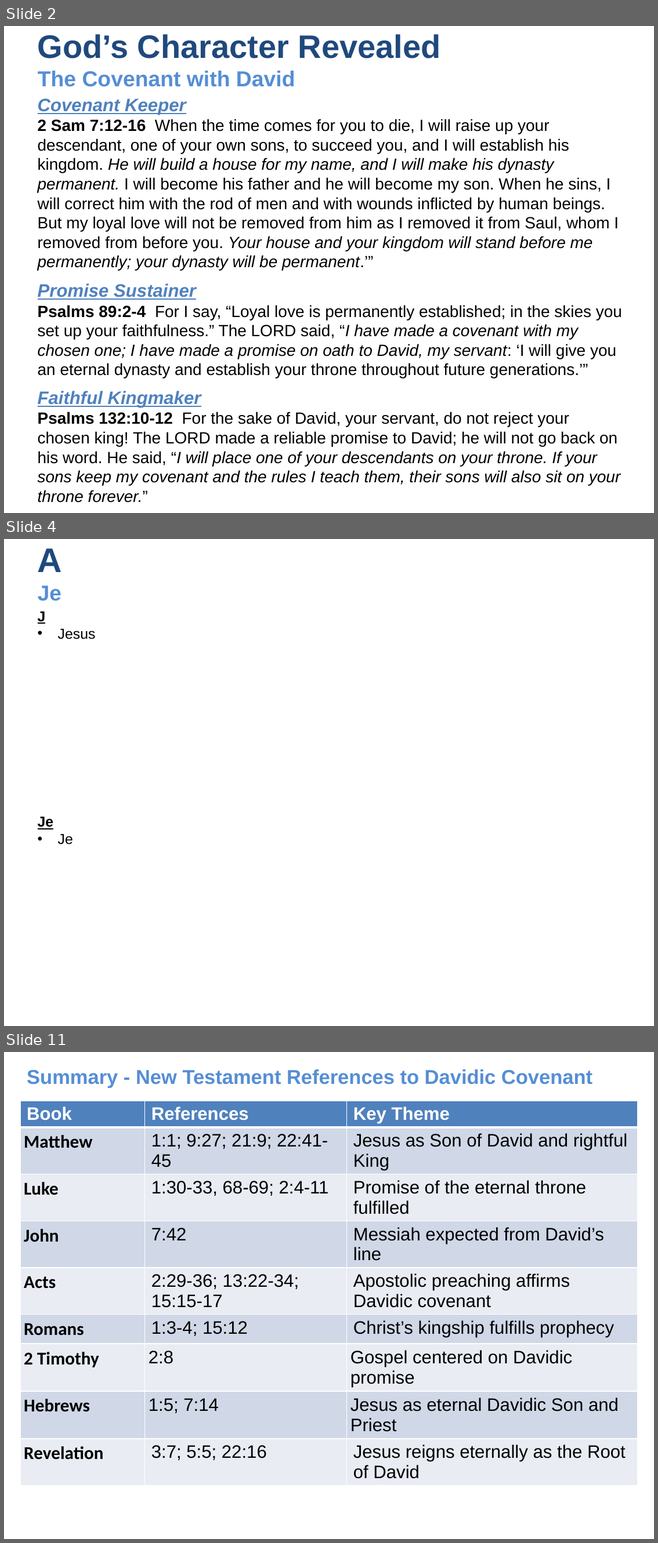
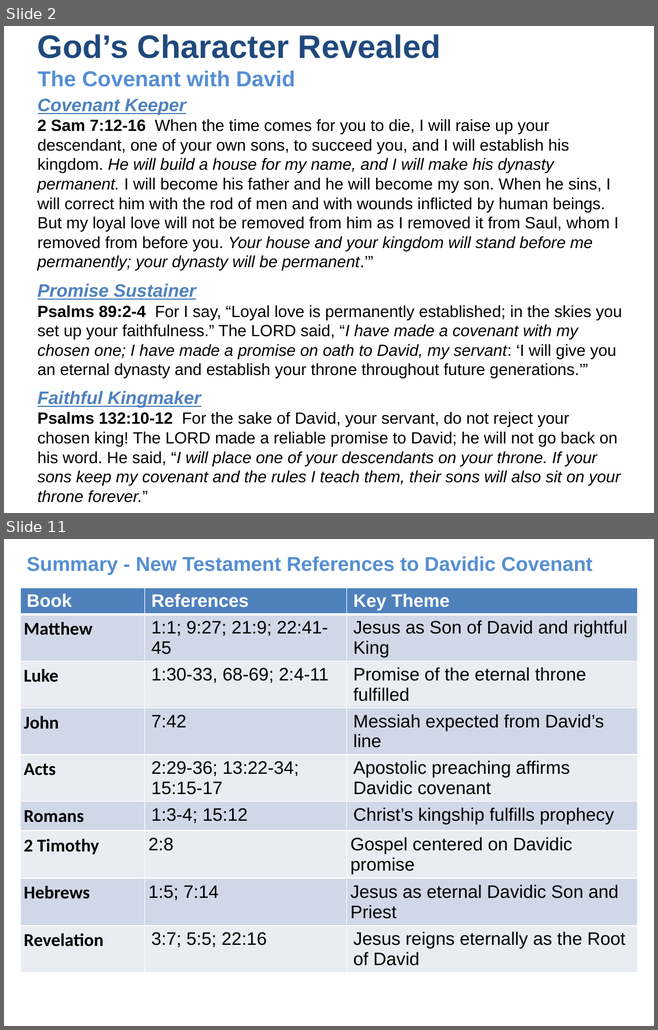
Before and after one commit to UsefulEngines/EvangelismPublic, a slide deck: 2025-Q4/Promises4/2025-10-26-Promises4.pptx. Shown one above the other, each under a label of ours: slides 2, 4 and 11 before the commit, slides 2 and 11 after it; the slides between them are not shown. The pictures are 658x1543 and 658x1030 pixels, drawn with LibreOffice and Linux fonts; fonts in the diff are those of the drawing. Boxes give left, top, right and bottom in pixels: in the first picture for what was removed or moved away, otherwise in the second. Text is boxed around its words. In the diff, an @@ line names an element or a change of style, - is before the commit and + after.

```diff
--- a/2025-Q4/Promises4/2025-10-26-Promises4.pptx
+++ b/2025-Q4/Promises4/2025-10-26-Promises4.pptx
@@ slide 4 removed at box(4, 539, 654, 1026), background #FFFFFF @@
@@ text removed at box(38, 548, 62, 601) @@
-A
-Je
@@ text removed at box(38, 611, 96, 639) @@
-J
-• Jesus
@@ text removed at box(38, 817, 73, 845) @@
-Je
-• Je
```
Also in this commit, not shown: 5 slides changed, 3 slides added, 2 other slides removed.
